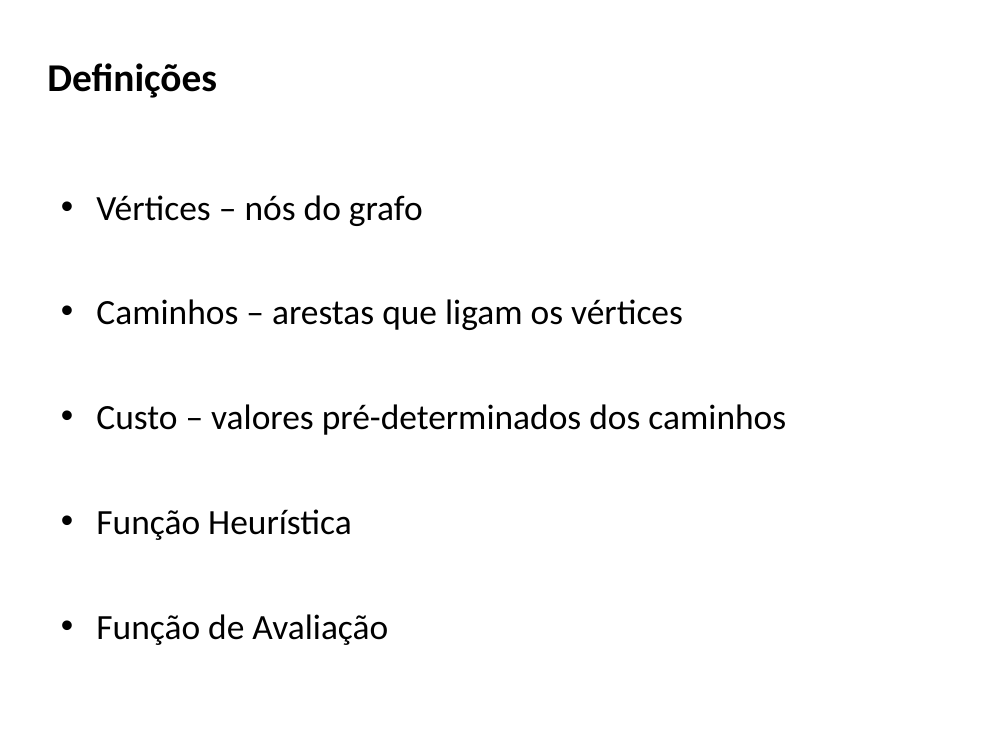
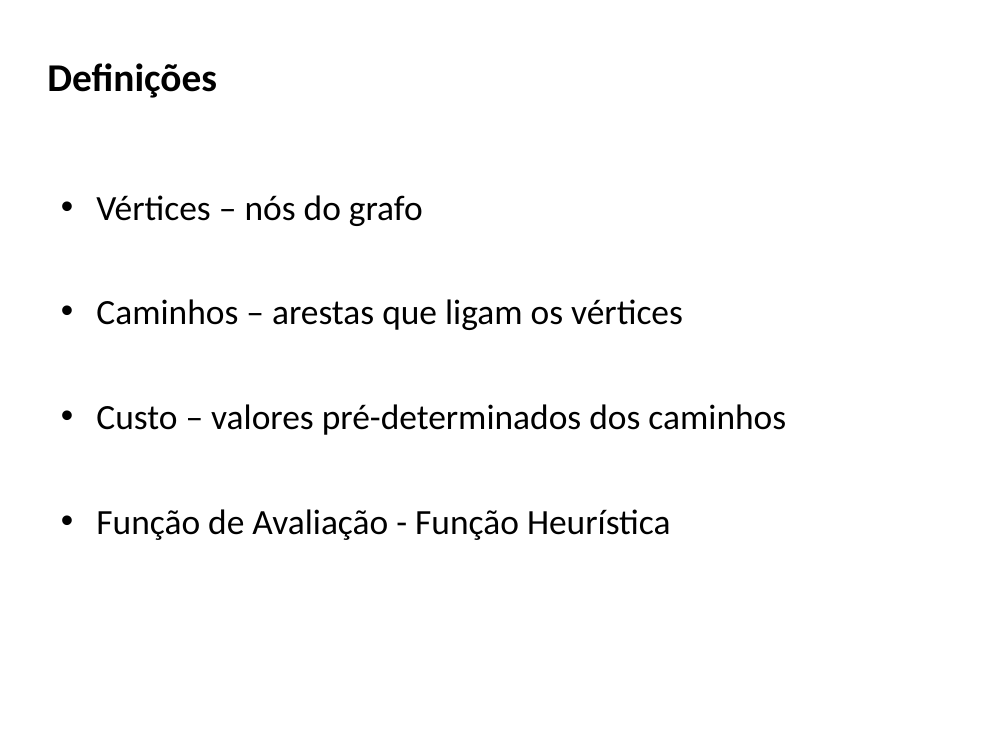
Before and after one commit to arthurmiguelb/Projeto-Estrutura-de-Dados, a slide deck: slide 6 of Seminário.pptx. Drawn at 1008x756 pixels with LibreOffice and Linux fonts; fonts in the diff are those of the drawing; background and template pictures are left out. Boxes give left, top, right and bottom in pixels: in the first picture for what was removed or moved away, otherwise in the second. Text is boxed around its words. In the diff, an @@ line names an element or a change of style, - is before the commit and + after.

```diff
--- a/Seminário.pptx
+++ b/Seminário.pptx
@@ text at bbox=[96, 509, 671, 540]: text changed @@
-• Função Heurística
-• Função de Avaliação
+• Função de Avaliação - Função Heurística
```
Also in this commit, not shown: 1 other slide changed.
